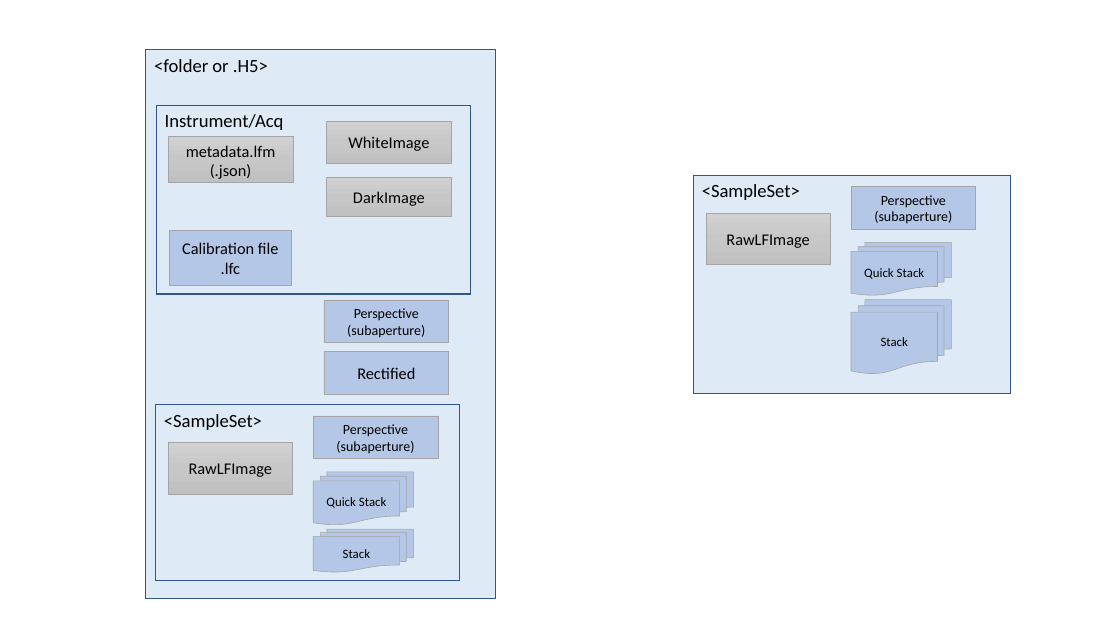
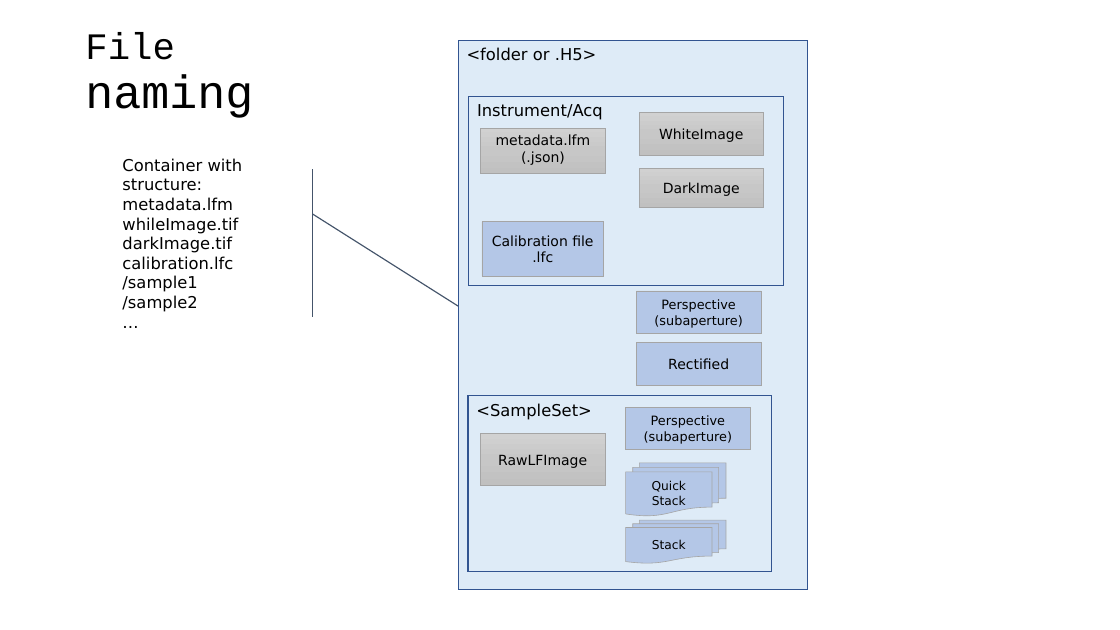
Before and after one commit to PolarizedLightFieldMicroscopy/Documents, a slide deck: slide 10 of LFI plugin/LFM Toolbox.pptx (slide 9 before the commit). Drawn at 1120x630 pixels with LibreOffice and Linux fonts; fonts in the diff are those of the drawing. Boxes give left, top, right and bottom in pixels: in the first picture for what was removed or moved away, otherwise in the second. Text is boxed around its words. In the diff, an @@ line names an element or a change of style, - is before the commit and + after.

```diff
--- a/LFI plugin/LFM Toolbox.pptx
+++ b/LFI plugin/LFM Toolbox.pptx
@@ title added at box(85, 33, 253, 118), 40 pt, text #000000 @@
+File naming
@@ accent callout added at box(114, 169, 299, 318), fill #FFFFFF, outline #44546A 1 pt, 14 pt, text #000000 @@
+Container with structure:
+metadata.lfm
+whileImage.tif
+darkImage.tif
+calibration.lfc
+/sample1
+/sample2
+…
@@ rectangle removed at box(694, 176, 1012, 394) @@
-<SampleSet>
@@ rectangle removed at box(851, 187, 976, 229) @@
-Perspective
-(subaperture)
@@ 3 rectangles: place and size @@
-3 rectangles at box(170, 121, 451, 285)
+3 rectangles at box(482, 113, 764, 276)
@@ rectangle removed at box(707, 213, 831, 266) @@
-RawLFImage
@@ flow chart multidocument removed at box(851, 243, 952, 296) @@
-Quick Stack
@@ 8 rectangles, 2 flow chart multidocuments: place and size @@
-8 rectangles, 2 flow chart multidocuments at box(146, 50, 496, 599)
+8 rectangles, 2 flow chart multidocuments at box(459, 40, 808, 590)
@@ rectangle "Perspective" at box(637, 291, 762, 334): size 12 to 11 pt, font Calibri to DejaVu Sans @@
@@ flow chart multidocument removed at box(851, 300, 952, 374) @@
-Stack
@@ size 14 to 12 pt, font Calibri to DejaVu Sans in 6 elements at box(639, 168, 764, 208), box(639, 113, 764, 155), box(481, 434, 605, 486), box(481, 128, 605, 173), box(482, 222, 604, 276), box(637, 342, 762, 385) @@
@@ size 16 to 14 pt, font Calibri to DejaVu Sans in 3 elements at box(459, 40, 808, 590), box(469, 97, 783, 286), box(468, 396, 771, 572) @@
@@ rectangle "Perspective" at box(626, 408, 751, 450): size 12 to 11 pt, font Calibri to DejaVu Sans @@
@@ flow chart multidocument "Quick Stack" at box(626, 463, 727, 516): size 11 to 10.5 pt, font Calibri to DejaVu Sans @@
@@ flow chart multidocument "Stack" at box(626, 520, 727, 563): size 11 to 10.5 pt, font Calibri to DejaVu Sans @@
```
Also in this commit, not shown: 16 other slides changed, 23 slides added, 6 slides removed, 5 other files.
